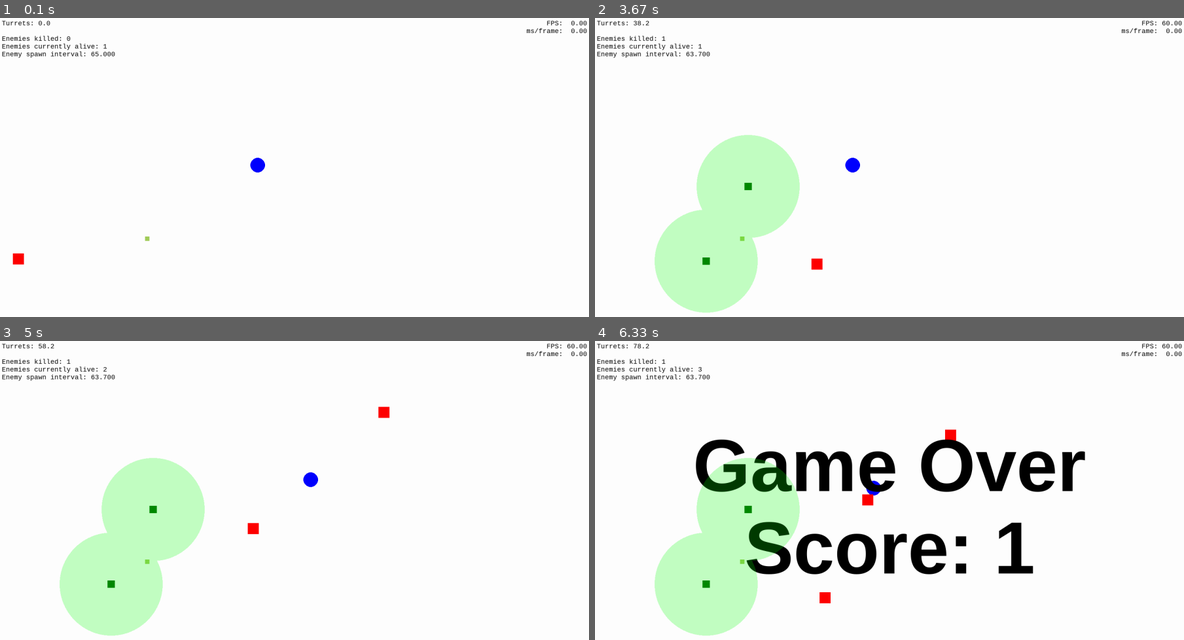
Above: before the commit, frames 1-4 (two rows, left to right).
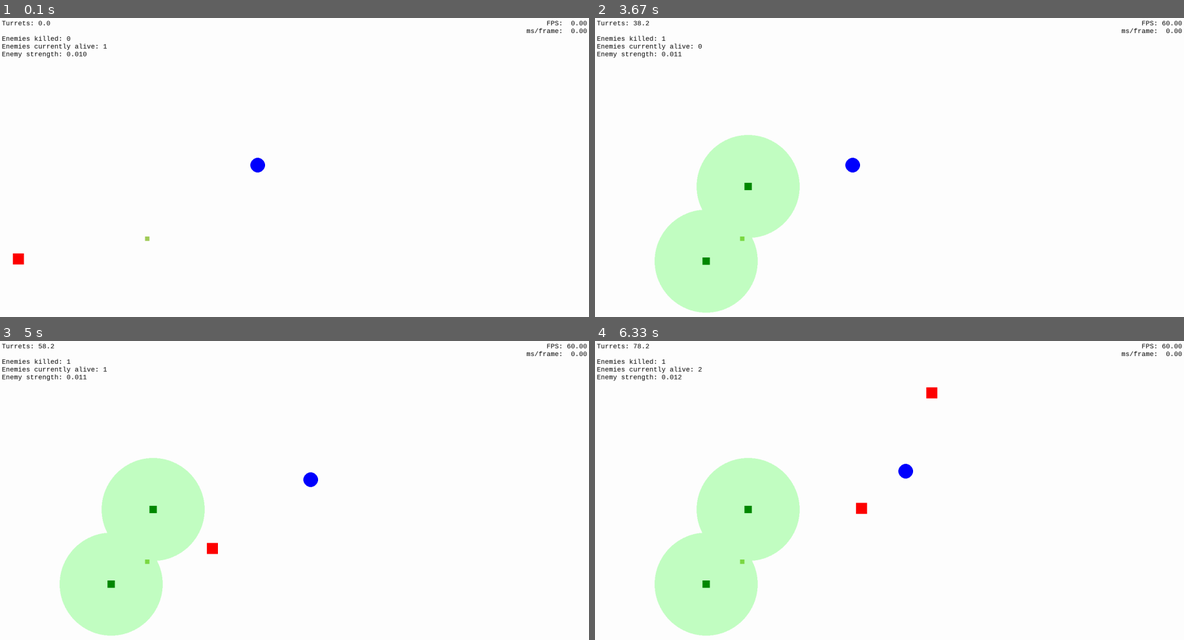
Above: after the commit, the same moments.

Repository: MarcellPerger1/game_with_pygame
Game: pygame game, started from main.py
Two runs of this game, one before a commit and one after it. Both use one fixed random seed, a clock stepped at 60 frames per second and the inputs below.
Inputs (mouse positions are in pixels of both pictures, inside the frame that each line leads up to):
- Up to frame 1 (0.1 s): no input
- Up to frame 2 (3.67 s): hold Right 0.33-0.8 s; hold Up 0.83-1.13 s; hold Right 1.17-1.63 s; hold Left 1.67-2.2 s; tap T at 1.82, 3.05 s; click (748, 185) at 2.28 s; hold Down 2.57-2.87 s; hold Left 2.9-3.3 s; click (706, 260) at 3.38 s
- Up to frame 3 (5 s): hold Up 3.67-4.03 s; hold Right 4.07-4.7 s; tap T at 4.22 s; hold Down from 4.73 s (still down)
- Up to frame 4 (6.33 s): release Down at 5.1 s; hold Left 5.13-5.6 s; hold Right 5.63-6.1 s; tap T at 5.78 s; hold Up from 6.13 s (still down)

The runs differ from the first frame. In frame 1, 0.1% of the frame differs, in the area x 5-20%, y 11-14%; in frame 2, 0.2%; in frame 3, 0.4%; in frame 4, 8.6%, in the area x 5-84%, y 9-88%.

Commit message:
feat: Use new `EnemySpawnMgr2`

Diff:
--- a/enemy_spawn_mgr.py
+++ b/enemy_spawn_mgr.py
@@ -34,7 +34,7 @@
         self.check_if_should_enable()
 
     def check_if_should_enable(self):
-        if self.curr_tick >= self.enable_after:
+        if self.enable_after is not None and self.curr_tick >= self.enable_after:
             self.enabled = True
 
     def decide_next_enemy(self):
@@ -51,6 +51,8 @@
             return
         self.points += self.strength
         self.strength += 0.0005 / 60
+        while self.points >= self.next_enemy_health:
+            self.spawn_enemy()
 
     def on_kill_enemy(self, enemy: EnemyWithHealth):
         if not self.enabled:
--- a/main.py
+++ b/main.py
@@ -13,7 +13,7 @@
 from collectable import TurretItem
 from containers import HasRect
 from enemy import CommonEnemy, EnemyWithHealth
-from enemy_spawn_mgr import EnemySpawnMgr
+from enemy_spawn_mgr import EnemySpawnMgr2
 from perf import PerfMgr
 from pg_util import render_text
 from sprite_bases import CommonSprite, RectUpdatingSprite
@@ -134,7 +134,7 @@
 
     def _init_components(self):
         self.log.info('Initializing components')
-        self.enemy_spawner = EnemySpawnMgr(self)
+        self.enemy_spawner = EnemySpawnMgr2(self)
         self.perf_mgr = PerfMgr()
         self.tutorial = Tutorial(self)
 
@@ -216,7 +216,7 @@
         self.on_post_tick()
 
     def on_post_tick(self):
-        self.enemy_spawner.handle_enemy_spawns()
+        self.enemy_spawner.on_tick()
 
     def on_player_die(self):
         GameOver(self, f'Game Over\nScore: {self.player.enemies_killed}')
@@ -224,7 +224,7 @@
 
     # todo observer pattern for on_* methods
     def on_kill_enemy(self, enemy, bullet):
-        self.enemy_spawner.increment_interval_once()
+        self.enemy_spawner.on_kill_enemy(enemy)
         self.player.on_kill_enemy(enemy, bullet)
 
     def handle_events(self):
@@ -383,10 +383,10 @@
         return self.surf.get_rect(topleft=self.pos)
 
     def update(self, *args: Any, **kwargs: Any) -> None:
-        spawn_interval = self.game.enemy_spawner.enemy_spawn_interval
+        spawn_interval = self.game.enemy_spawner.strength
         self.set_text(f'Enemies killed: {self.player.enemies_killed}\n'
                       f'Enemies currently alive: {len(self.game.enemies)}\n'
-                      f'Enemy spawn interval: {spawn_interval:.3f}')
+                      f'Enemy strength: {spawn_interval:.3f}')
 
 
 class FpsText(TextSprite):
@@ -413,7 +413,7 @@
 
     @trigger_once
     def place_turret(self):
-        self.game.enemy_spawner.is_enabled = True
+        self.game.enemy_spawner.enable()
         self.game.initial_enemy.immobile = False
 
 
